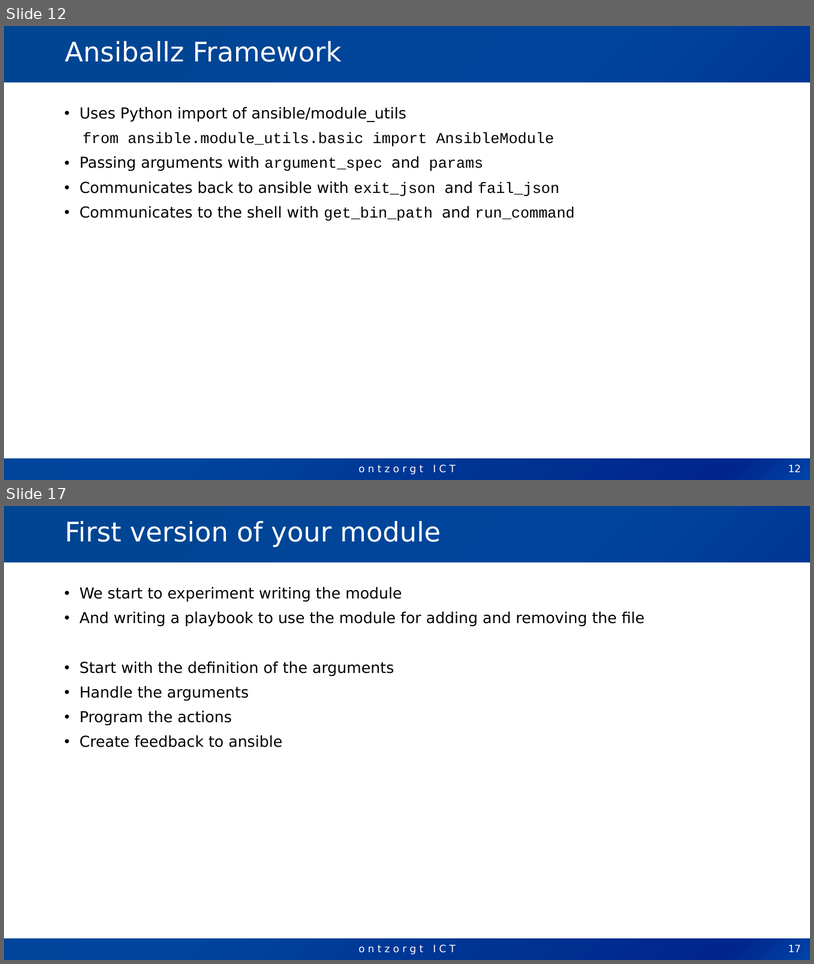
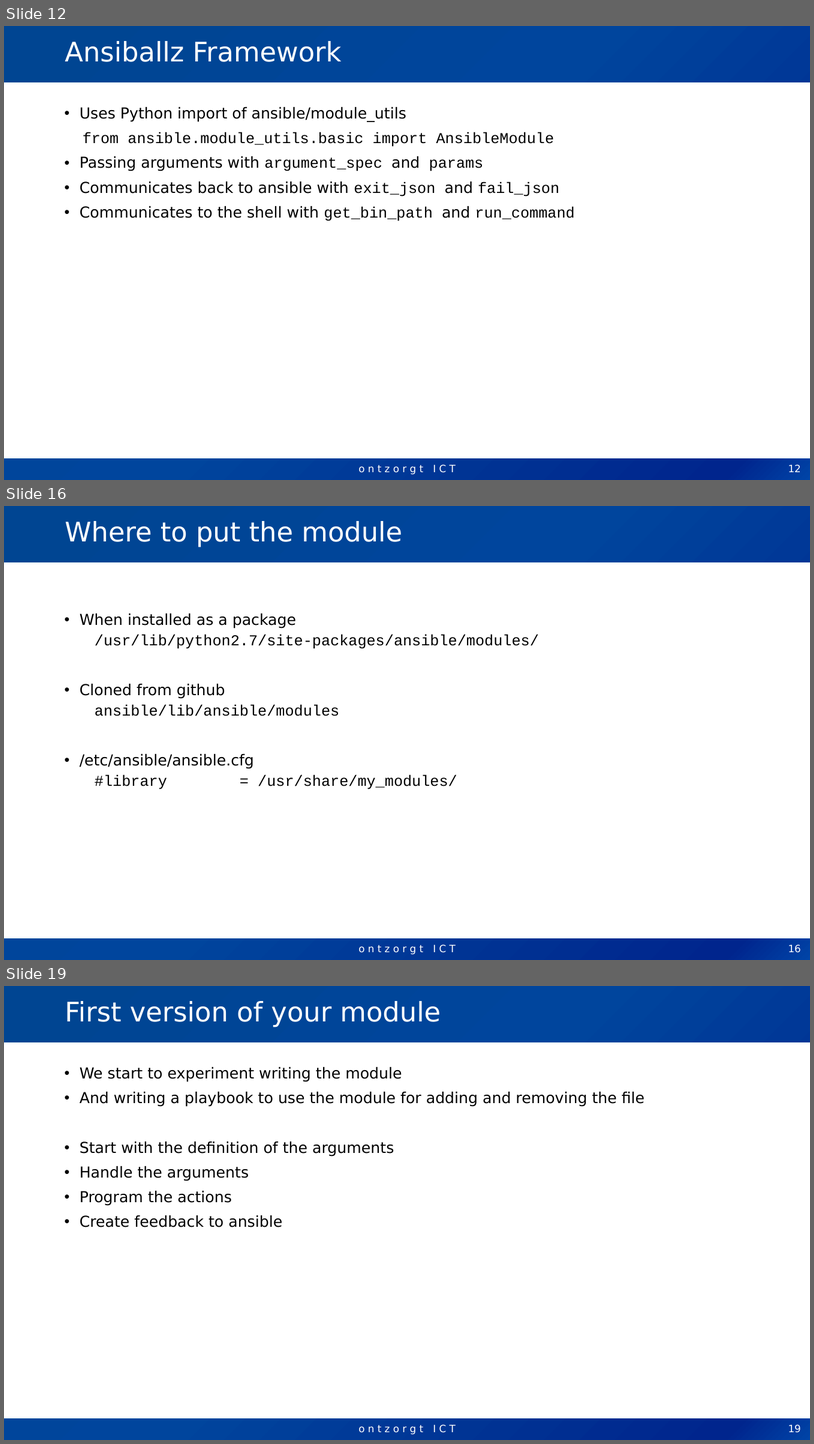
Before and after one commit to molekuul/modules_workshop, a slide deck: Workshop writing Ansible Module.pptx. Shown one above the other, each under a label of ours: slides 12 and 17 before the commit, slides 12, 16 and 19 after it; the slides between them are not shown. The pictures are 814x964 and 814x1444 pixels, drawn with LibreOffice and Linux fonts; fonts in the diff are those of the drawing; background and template pictures are left out. Boxes give left, top, right and bottom in pixels: in the first picture for what was removed or moved away, otherwise in the second. Text is boxed around its words. In the diff, an @@ line names an element or a change of style, - is before the commit and + after.

```diff
--- a/Workshop writing Ansible Module.pptx
+++ b/Workshop writing Ansible Module.pptx
@@ slide 16 added at box(4, 506, 810, 960), background #FFFFFF; not listed: 3 template elements that a slide beside it also shows @@
@@ title added at box(65, 521, 402, 547), 32 pt, text #FFFFFF @@
+Where to put the module
@@ text added at box(80, 613, 539, 789), 18 pt, text #000000 @@
+• When installed as a package
+  /usr/lib/python2.7/site-packages/ansible/modules/
+• Cloned from github
+  ansible/lib/ansible/modules
+• /etc/ansible/ansible.cfg
+  #library = /usr/share/my_modules/
@@ page number added at box(789, 944, 801, 952), 12 pt, text #FFFFFF @@
+16
@@ what was slide 17 is now slide 19 @@
@@ page number at box(789, 1424, 801, 1432): text changed @@
-17
+19
```
Also in this commit, not shown: 10 slides changed, 2 other slides added, 1 other file.
